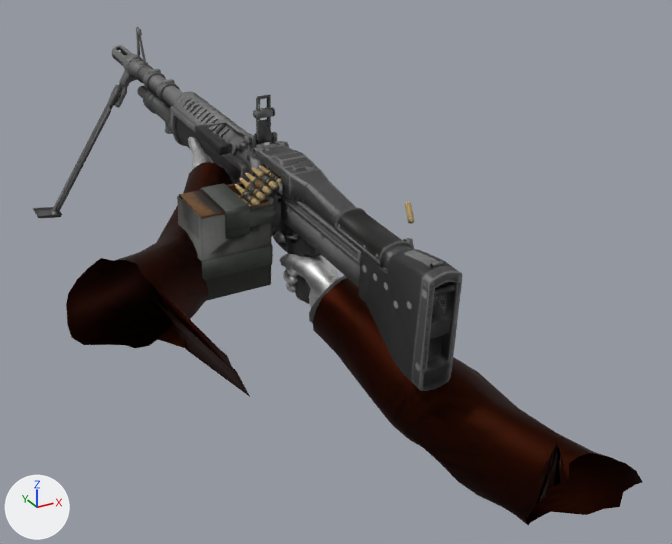
A saved change to the OBJ model GameData/Animations/LMG/Fire/frame_12.obj.
Both versions are drawn from a camera (50 mm lens) standing at (-0.84, -1.49, 0.5) and looking at (0.21, 0.43, -0.46). Lighting does not change. The marker at lower left points along +X, +Y and +Z. Where no turn or scale is listed for an object, it has been applied to the vertices.
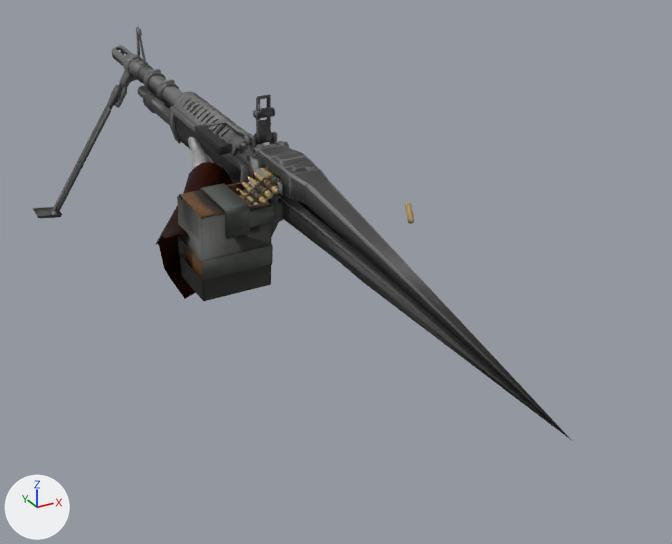
Pixel boxes [x1, y1, x2, y2] of what changed, in the pictures (672 x 544 px):
'PlayerModelMerged.001_PlayerModelMerged', reshaped
    before: [66, 137, 643, 526]
    after: [155, 137, 232, 299]
'Mesh.005', reshaped (25% wider, 13% taller)
    before: [33, 26, 462, 391]
    after: [33, 26, 571, 440]
part 1 of me_mesh_005, deleted (black)
    before: [165, 122, 455, 304]
part 2 of me_mesh_005, cut back
    before: [115, 45, 462, 391]
    after: [137, 73, 276, 220]
part 3 of me_mesh_005, added
    after: [278, 184, 571, 440]
part 4 of me_mesh_005, surface changed
    before: [173, 108, 273, 118]
    after: [257, 108, 273, 118]
part 5 of me_playermodelmerged_001_playermodelmerged, deleted
    before: [274, 231, 340, 308]
part 6 of me_playermodelmerged_001_playermodelmerged, deleted (black)
    before: [313, 278, 643, 526]
part 7 of me_playermodelmerged_001_playermodelmerged, deleted
    before: [309, 275, 347, 323]
part 8 of me_playermodelmerged_001_playermodelmerged, deleted
    before: [66, 233, 250, 397]

Edits to the bpy script that builds the scene:
```text
Change me_mesh_005:
    used by ob_mesh_005; location = (0.0, 0.0, 0.0)
    remove me_mesh_005.from_pydata(...)  # 10811 vertices, 20781 faces, 17 loose edges; spans x -0.31..0.42, y -0.19..1.71, z -0.59..0.02
    add me_mesh_005.from_pydata(...)  # 3878 vertices, 6644 faces, 13 loose edges; spans x -0.31..0.14, y -0.54..1.71, z -0.59..0.02
    me_mesh_005 part 1: 19 loose pieces with 1436 vertices, spanning x 0.05..0.42, y -0.18..1.59, z -0.59..-0.13, are deleted
    me_mesh_005 part 2: 196 vertices moved within x -0.1..0.12, y 0.39..1.71, z -0.33..-0.06; 5575 vertices removed from x -0.15..0.15, y -0.19..1.71, z -0.47..-0.06; 77 vertices added at x -0.05..0.11, y 0.41..1.43, z -0.25..-0.03
    me_mesh_005 part 3: 1 vertex added at x 0.12, y -0.54, z -0.38
    me_mesh_005 part 4: 65 kept faces spanning x -0.24..0.11, y 0.39..1.68, z -0.59..-0.05 get new texture (UV) coordinates
Change me_playermodelmerged_001_playermodelmerged:
    used by ob_playermodelmerged_001_playermodelmerged; location = (0.0, 0.0, 0.0)
    remove me_playermodelmerged_001_playermodelmerged.from_pydata(...)  # 1157 vertices, 2192 faces; spans x -0.493..0.464, y -0.422..0.961, z -0.784..-0.2
    add me_playermodelmerged_001_playermodelmerged.from_pydata(...)  # 475 vertices, 890 faces; spans x -0.219..0.148, y 0.449..0.961, z -0.486..-0.2
    me_playermodelmerged_001_playermodelmerged part 5: the loose piece of 328 vertices spanning x 0.046..0.145, y 0.189..0.469, z -0.493..-0.335 is deleted
    me_playermodelmerged_001_playermodelmerged part 6: the loose piece of 208 vertices spanning x 0.028..0.464, y -0.422..0.27, z -0.784..-0.364 is deleted
    me_playermodelmerged_001_playermodelmerged part 7: the loose piece of 40 vertices spanning x 0.03..0.17, y 0.131..0.287, z -0.53..-0.364 is deleted
    me_playermodelmerged_001_playermodelmerged part 8
    106 vertices are removed from x -0.493..-0.132, y -0.13..0.548, z -0.489..-0.25
    210 faces are deleted
```
